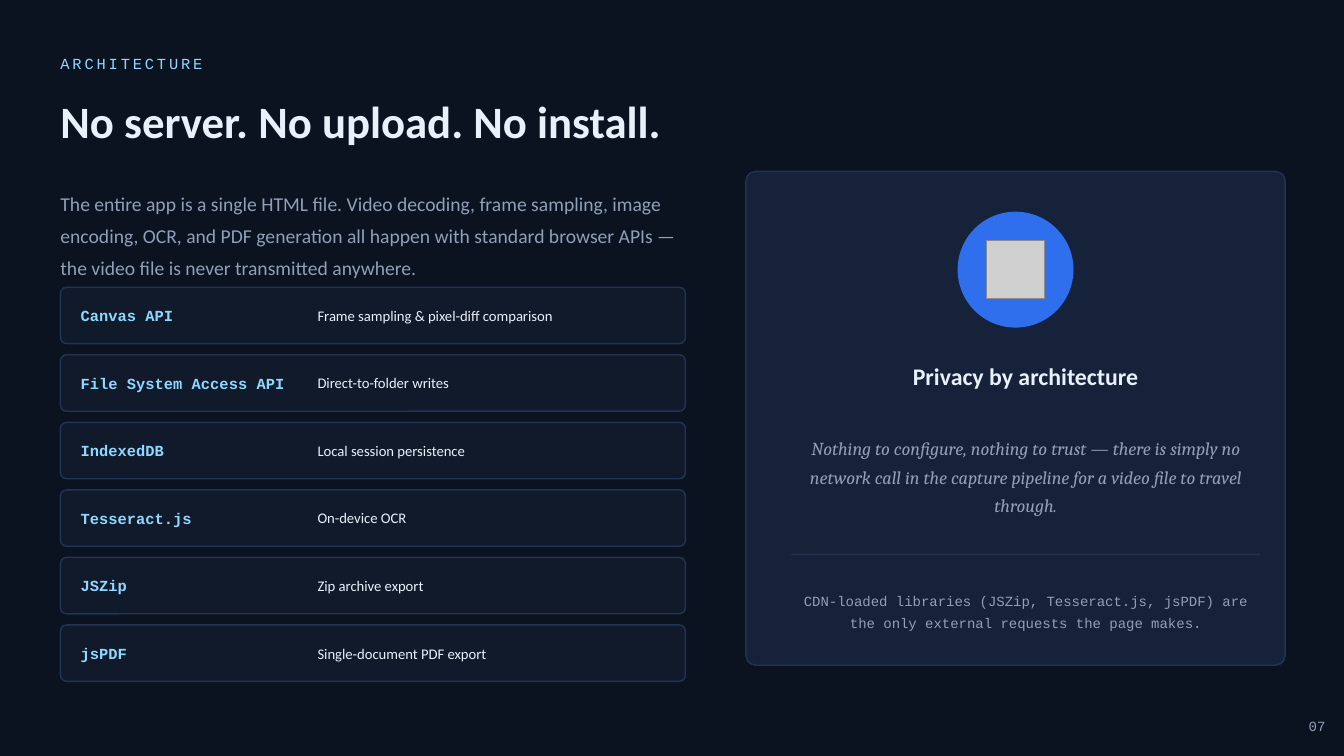
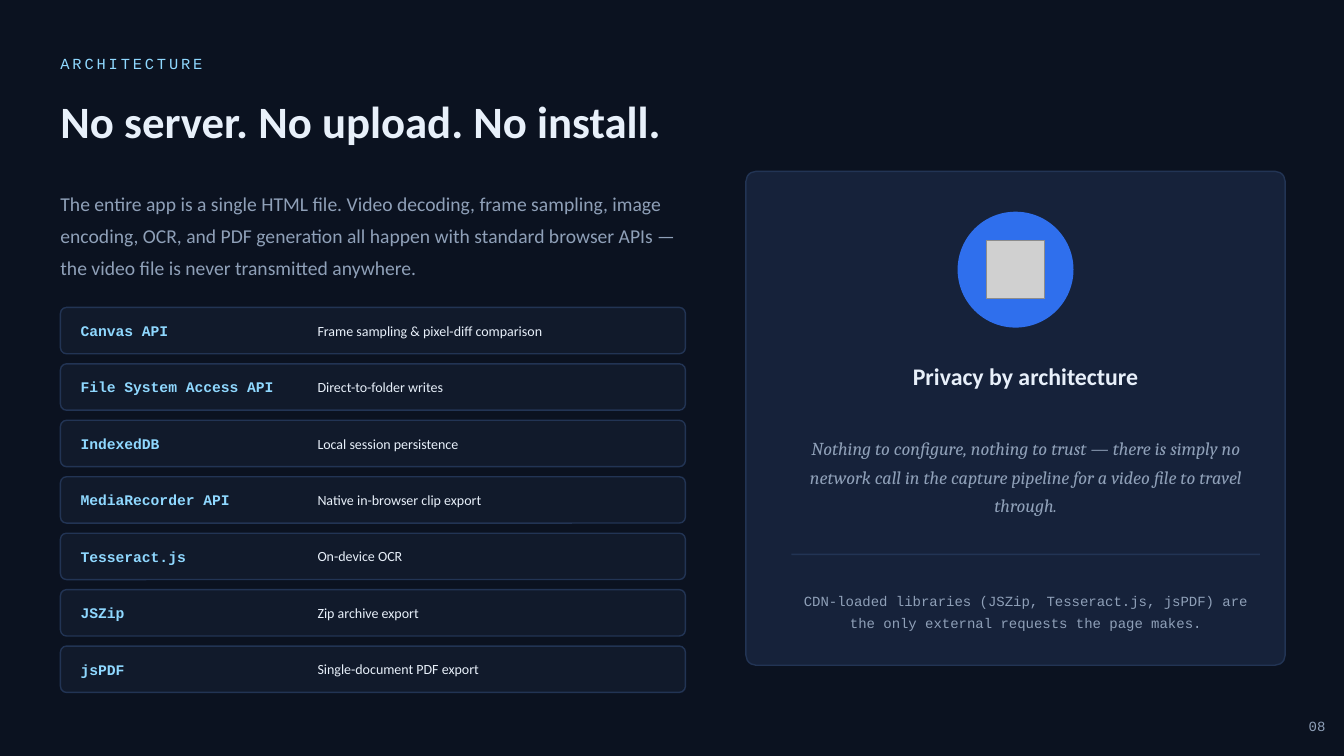
Before and after one commit to geobees/V-Keyframe, a slide deck: slide 8 of V-Keyframe-presentation.pptx (slide 7 before the commit). Drawn at 1344x756 pixels with LibreOffice and Linux fonts; fonts in the diff are those of the drawing; grey boxes stand for pictures. Boxes give left, top, right and bottom in pixels: in the first picture for what was removed or moved away, otherwise in the second. Text is boxed around its words. In the diff, an @@ line names an element or a change of style, - is before the commit and + after.

```diff
--- a/V-Keyframe-presentation.pptx
+++ b/V-Keyframe-presentation.pptx
@@ rounded rectangle: place and size @@
-rounded rectangle at (60, 287, 686, 344)
+rounded rectangle at (60, 308, 686, 354)
@@ text "Canvas API": place and size @@
-text "Canvas API" at (81, 310, 173, 321)
+text "Canvas API" at (81, 326, 168, 336)
@@ text "Frame sampling & pixel-diff comparison": place and size @@
-text "Frame sampling & pixel-diff comparison" at (318, 311, 553, 324)
+text "Frame sampling & pixel-diff comparison" at (318, 326, 543, 339)
@@ rounded rectangle: place and size @@
-rounded rectangle at (60, 355, 686, 411)
+rounded rectangle at (60, 364, 686, 410)
@@ rounded rectangle: place and size @@
-rounded rectangle at (60, 422, 686, 479)
+rounded rectangle at (60, 420, 686, 467)
@@ rounded rectangle: place and size @@
-rounded rectangle at (60, 490, 686, 546)
+rounded rectangle at (60, 477, 686, 523)
@@ text added at (81, 495, 229, 505), 10.5 pt, text #8FD8FF, bold @@
+MediaRecorder API
@@ text added at (318, 495, 481, 508), 10 pt, text #E8F0FA @@
+Native in-browser clip export
@@ rounded rectangle added at (60, 533, 686, 580), fill #111A2B, outline #223454 1 pt @@
@@ size 11 to 10.5 pt in 6 elements at (81, 382, 273, 395), (81, 438, 160, 449), (81, 326, 168, 336), (81, 664, 125, 678), (81, 607, 125, 621), (81, 551, 186, 565) @@
@@ text "Tesseract.js": place and size @@
-text "Tesseract.js" at (81, 513, 192, 527)
+text "Tesseract.js" at (81, 551, 186, 565)
@@ size 10.5 to 10 pt in 6 elements at (318, 382, 443, 392), (318, 439, 458, 452), (318, 326, 543, 339), (318, 664, 479, 677), (318, 608, 419, 621), (318, 551, 402, 561) @@
@@ text "On-device OCR": place and size @@
-text "On-device OCR" at (318, 513, 406, 523)
+text "On-device OCR" at (318, 551, 402, 561)
@@ proportions changed in 6 elements at (60, 364, 686, 410), (60, 420, 686, 467), (60, 308, 686, 354), (60, 646, 686, 693), (60, 477, 686, 523), (60, 590, 686, 636) @@
@@ rounded rectangle: place and size @@
-rounded rectangle at (60, 558, 686, 614)
+rounded rectangle at (60, 590, 686, 636)
@@ text "JSZip": place and size @@
-text "JSZip" at (81, 580, 127, 594)
+text "JSZip" at (81, 607, 125, 621)
@@ text "Zip archive export": place and size @@
-text "Zip archive export" at (318, 581, 424, 594)
+text "Zip archive export" at (318, 608, 419, 621)
@@ rounded rectangle: place and size @@
-rounded rectangle at (60, 625, 686, 682)
+rounded rectangle at (60, 646, 686, 693)
@@ text "jsPDF": place and size @@
-text "jsPDF" at (81, 648, 127, 662)
+text "jsPDF" at (81, 664, 125, 678)
@@ text "Single-document PDF export": place and size @@
-text "Single-document PDF export" at (318, 649, 487, 662)
+text "Single-document PDF export" at (318, 664, 479, 677)
@@ text at (1309, 721, 1326, 731): text changed @@
-07
+08
```
Also in this commit, not shown: 2 other slides changed, 1 slide added.
